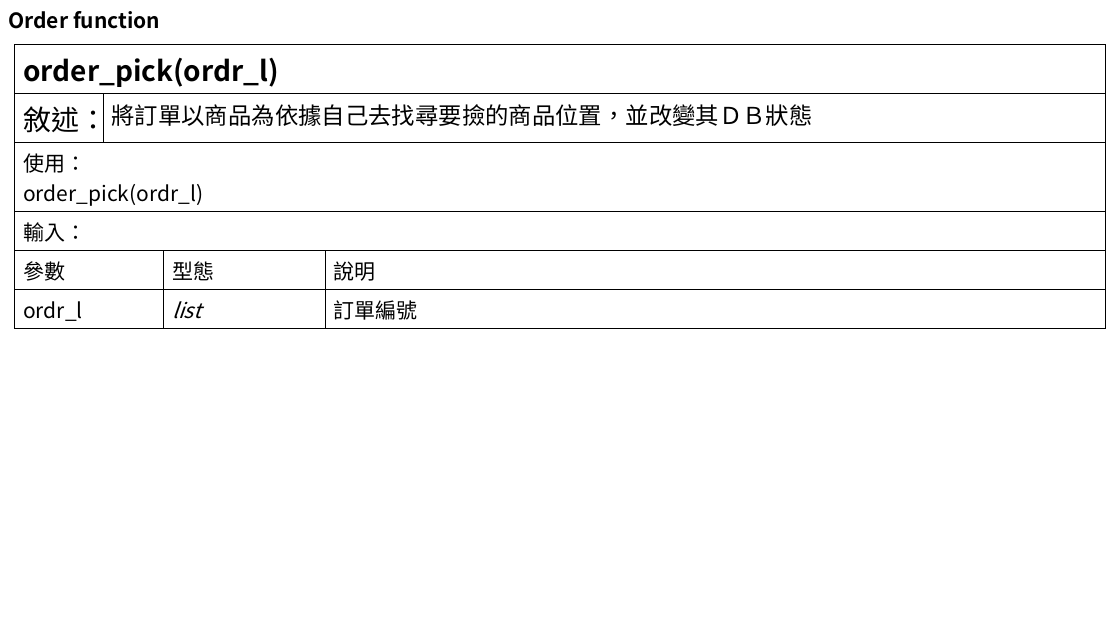
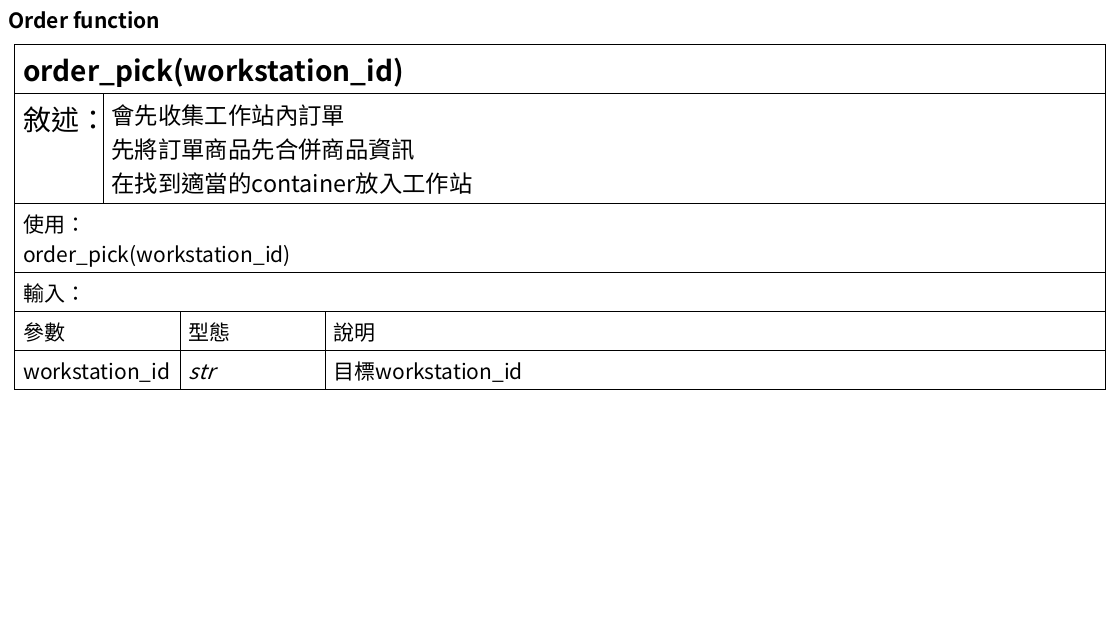
Before and after one commit to ethan1226/asrs_ofai, a slide deck: slide 15 of flowchart.pptx (slide 14 before the commit). Drawn at 1120x630 pixels with LibreOffice and Linux fonts; fonts in the diff are those of the drawing. Boxes give left, top, right and bottom in pixels: in the first picture for what was removed or moved away, otherwise in the second. Text is boxed around its words. In the diff, an @@ line names an element or a change of style, - is before the commit and + after.

```diff
--- a/flowchart.pptx
+++ b/flowchart.pptx
@@ table at [15, 45, 1105, 386] @@
-row 1, column 1: order_pick(ordr_l)
+row 1, column 1: order_pick(workstation_id)
-row 2, column 2: 將訂單以商品為依據自己去找尋要撿的商品位置，並改變其ＤＢ狀態
+row 2, column 2: 會先收集工作站內訂單 / 先將訂單商品先合併商品資訊 / 在找到適當的container放入工作站
-row 3, column 1: 使用： / order_pick(ordr_l)
+row 3, column 1: 使用： / order_pick(workstation_id)
-row 6: ordr_l |  | list | 訂單編號
+row 6: workstation_id |  | str | 目標workstation_id
```
Also in this commit, not shown: 10 other slides changed, 16 slides added, 4 slides removed.
